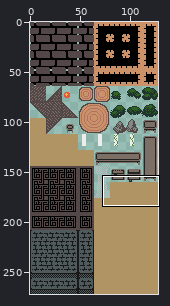
Two states of a sprite sheet, assets/sprites/atlases/solids.png. Above, an overview of the earlier version with the close-up marked.
Close-up. The starting point:
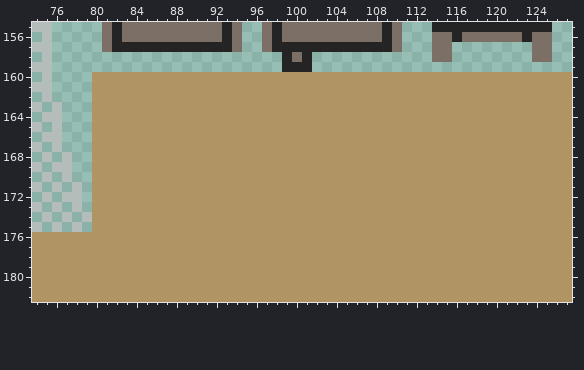
The file is 128x272 pixels. Shown: x 74..127, y 155..182.
The result:
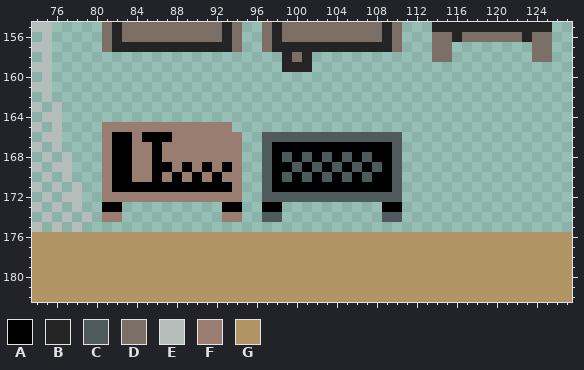
Palette (. is transparent): A #000000  B #242424  C #4f5a5c  D #7c6f65  E #b5bdba  F #997d70  G #b19464
What changed:
@@ x 74..127 @@
 159 EE.......................BBB..........................
-160 .E....GGGGGGGGGGGGGGGGGGGGGGGGGGGGGGGGGGGGGGGGGGGGGGGG
-161 EE....GGGGGGGGGGGGGGGGGGGGGGGGGGGGGGGGGGGGGGGGGGGGGGGG
-162 .E....GGGGGGGGGGGGGGGGGGGGGGGGGGGGGGGGGGGGGGGGGGGGGGGG
-163 E.E...GGGGGGGGGGGGGGGGGGGGGGGGGGGGGGGGGGGGGGGGGGGGGGGG
-164 .EE...GGGGGGGGGGGGGGGGGGGGGGGGGGGGGGGGGGGGGGGGGGGGGGGG
-165 E.E...GGGGGGGGGGGGGGGGGGGGGGGGGGGGGGGGGGGGGGGGGGGGGGGG
-166 .EE...GGGGGGGGGGGGGGGGGGGGGGGGGGGGGGGGGGGGGGGGGGGGGGGG
-167 E.E...GGGGGGGGGGGGGGGGGGGGGGGGGGGGGGGGGGGGGGGGGGGGGGGG
-168 .E.E..GGGGGGGGGGGGGGGGGGGGGGGGGGGGGGGGGGGGGGGGGGGGGGGG
-169 E.EE..GGGGGGGGGGGGGGGGGGGGGGGGGGGGGGGGGGGGGGGGGGGGGGGG
-170 .E.E..GGGGGGGGGGGGGGGGGGGGGGGGGGGGGGGGGGGGGGGGGGGGGGGG
-171 E.E.E.GGGGGGGGGGGGGGGGGGGGGGGGGGGGGGGGGGGGGGGGGGGGGGGG
-172 .E.EE.GGGGGGGGGGGGGGGGGGGGGGGGGGGGGGGGGGGGGGGGGGGGGGGG
-173 E.E.E.GGGGGGGGGGGGGGGGGGGGGGGGGGGGGGGGGGGGGGGGGGGGGGGG
-174 .E.E.EGGGGGGGGGGGGGGGGGGGGGGGGGGGGGGGGGGGGGGGGGGGGGGGG
-175 E.E.E.GGGGGGGGGGGGGGGGGGGGGGGGGGGGGGGGGGGGGGGGGGGGGGGG
+160 .E....................................................
+161 EE....................................................
+162 .E....................................................
+163 E.E...................................................
+164 .EE...................................................
+165 E.E....FFFFFFFFFFFFF..................................
+166 .EE....FAAFAAAFFFFFFF..CCCCCCCCCCCCCC.................
+167 E.E....FAAFFAFFFFFFFF..CAAAAAAAAAAAAC.................
+168 .E.E...FAAFFAFFFFFFFF..CACACACACACAAC.................
+169 E.EE...FAAFFAAFAFAFAF..CAACACACACACAC.................
+170 .E.E...FAAFFAFAFAFAFF..CACACACACACAAC.................
+171 E.E.E..FAAAAAAAAAAAAF..CAAAAAAAAAAAAC.................
+172 .E.EE..FFFFFFFFFFFFFF..CCCCCCCCCCCCCC.................
+173 E.E.E..AA..........AA..AA..........AA.................
+174 .E.E.E.FF..........FF..CC..........CC.................
+175 E.E.E.................................................
 176 GGGGGGGGGGGGGGGGGGGGGGGGGGGGGGGGGGGGGGGGGGGGGGGGGGGGGG
